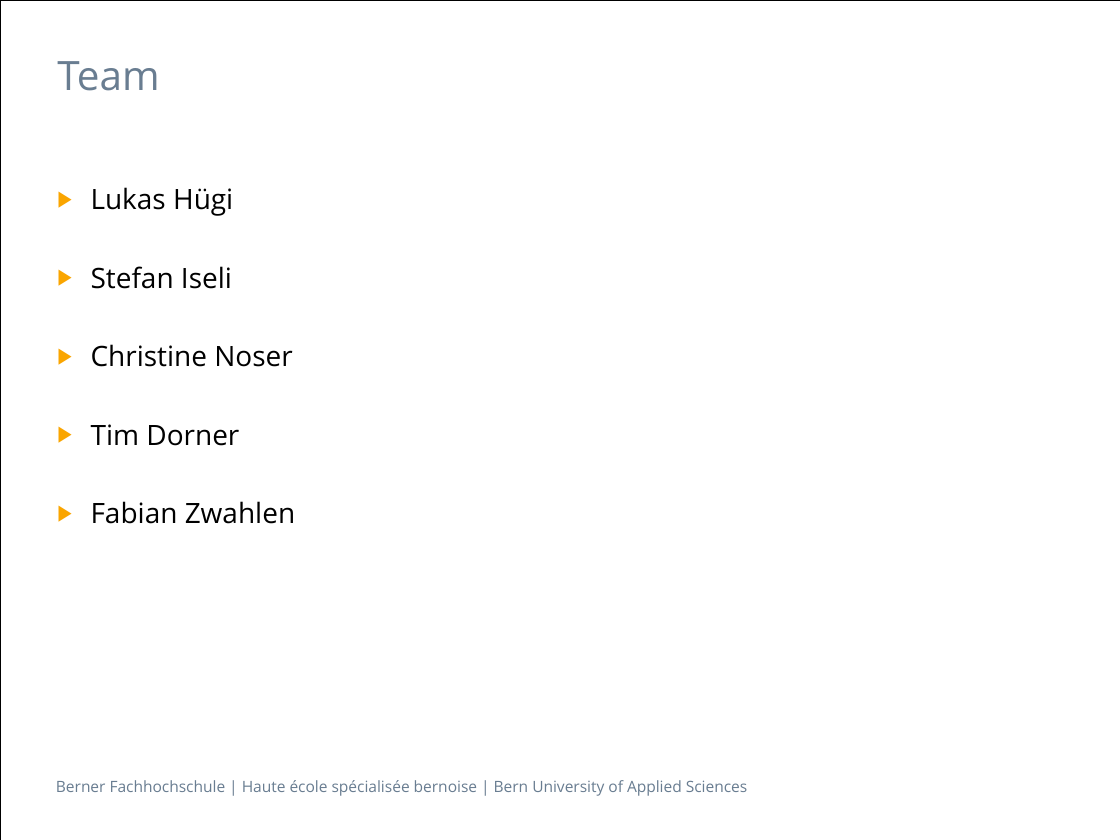
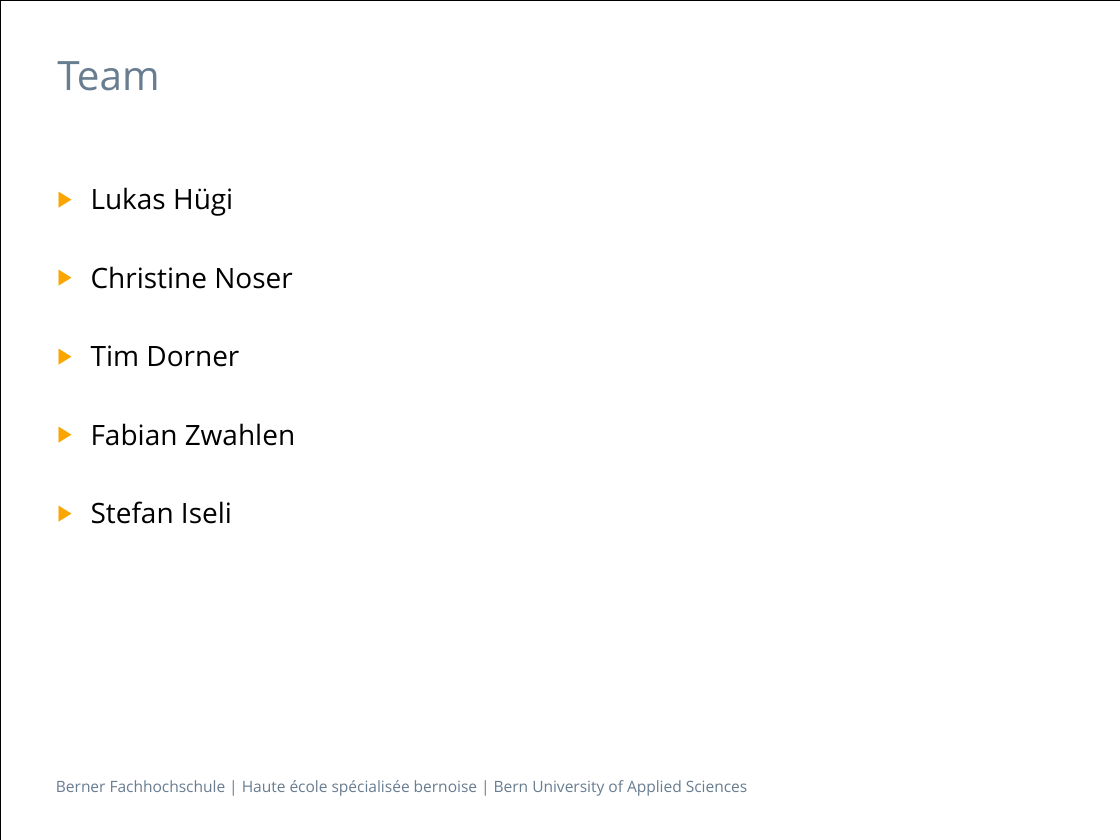
Before and after one commit to isels1/ch.bfh.btx8081.w2015.blue, a slide deck: slide 16 of doc/task14/Task14.pptx (slide 13 before the commit). Drawn at 1120x840 pixels with LibreOffice and Linux fonts; fonts in the diff are those of the drawing. Boxes give left, top, right and bottom in pixels: in the first picture for what was removed or moved away, otherwise in the second. Text is boxed around its words. In the diff, an @@ line names an element or a change of style, - is before the commit and + after.

Commit message:
updated

```diff
--- a/doc/task14/Task14.pptx
+++ b/doc/task14/Task14.pptx
@@ text at <box>91,266,232,289</box>: paragraph removed @@
-▶ Stefan Iseli
@@ text at <box>91,501,232,524</box>: paragraph added @@
+▶ Stefan Iseli
```
Also in this commit, not shown: 1 other slide changed, 4 slides added, 1 slide removed.
